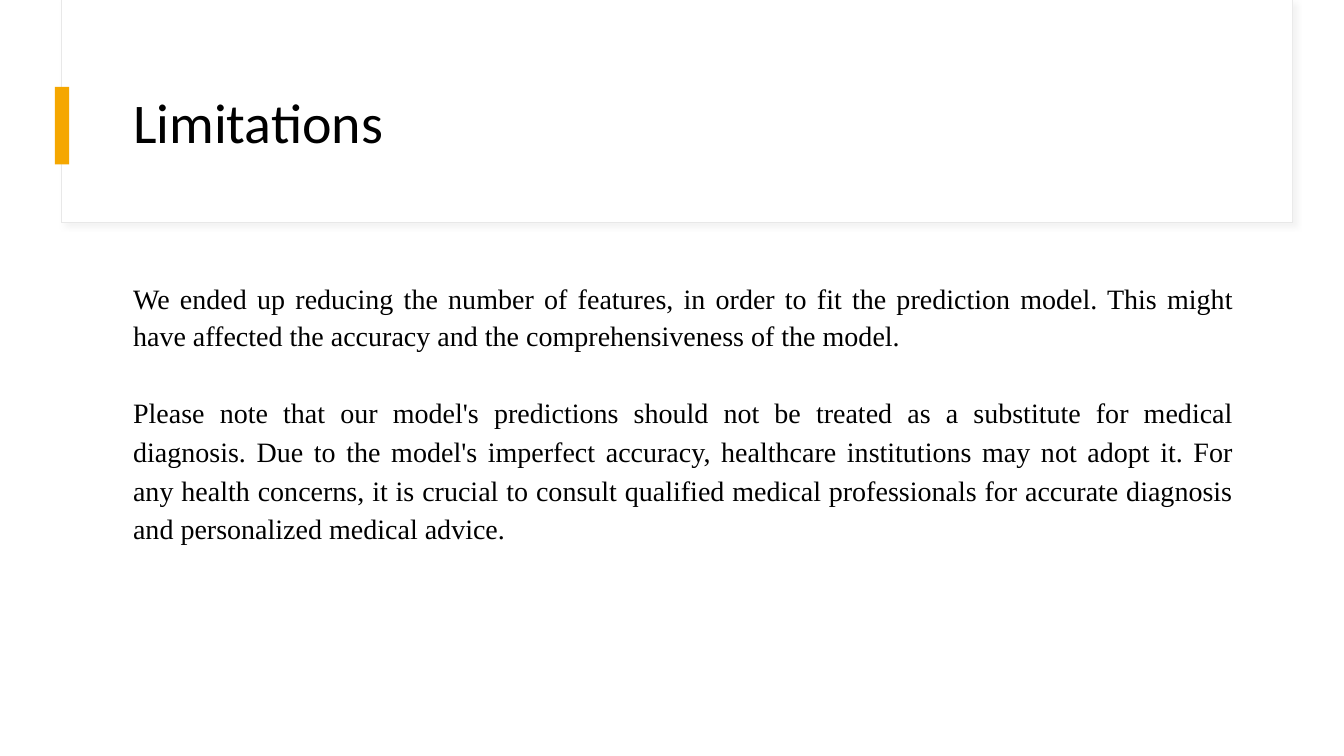
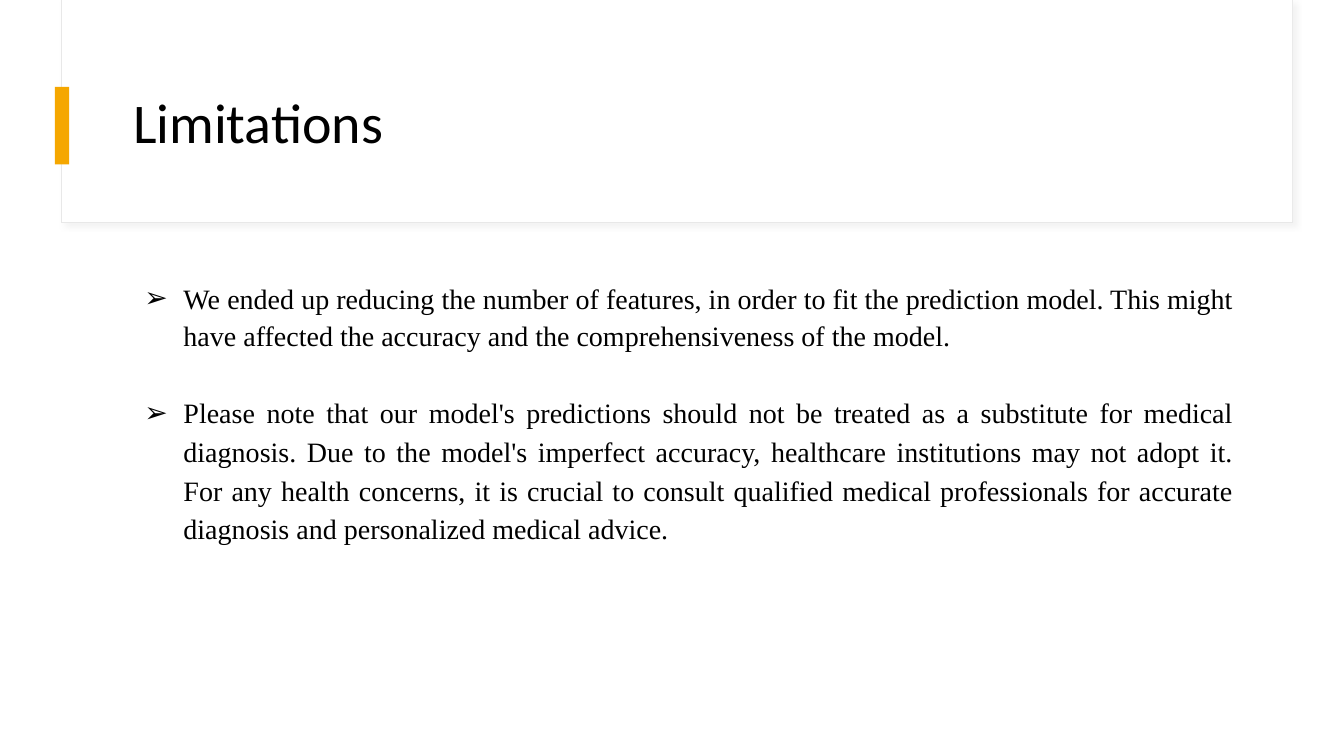
Before and after one commit to gustavo-cupertino/project-4-group-6, a slide deck: slide 15 of Project Presentation.pptx. Drawn at 1344x756 pixels with LibreOffice and Linux fonts; fonts in the diff are those of the drawing. Boxes give left, top, right and bottom in pixels: in the first picture for what was removed or moved away, otherwise in the second. Text is boxed around its words. In the diff, an @@ line names an element or a change of style, - is before the commit and + after.

```diff
--- a/Project Presentation.pptx
+++ b/Project Presentation.pptx
@@ text "We ended up reducing the ..." at (183,289,1233,545): bullet none to ➢ @@
```
Also in this commit, not shown: 12 other slides changed, 2 slides added, 2 slides removed.
